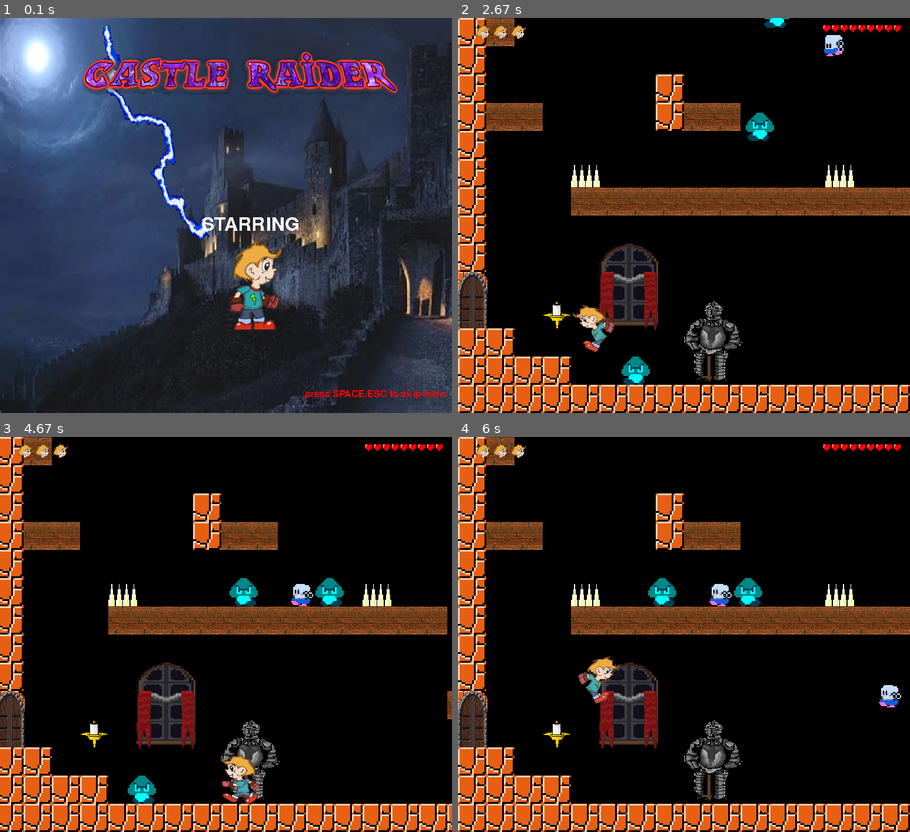
Above: before the commit, frames 1-4 (two rows, left to right).
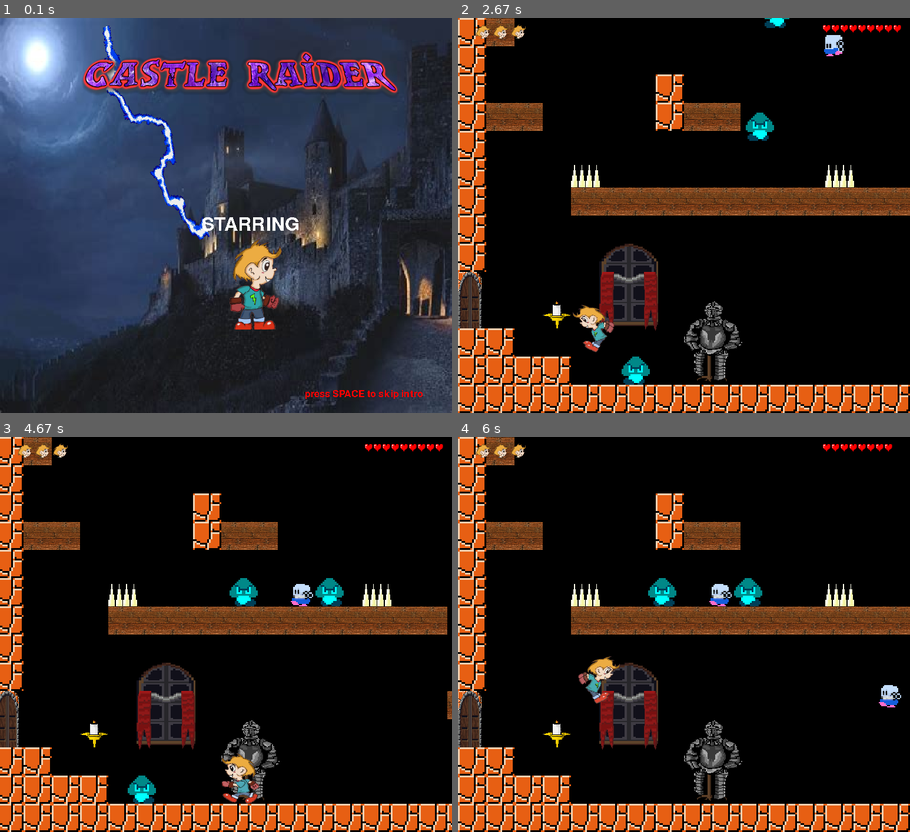
Above: after the commit, the same moments.

Repository: tbhaskar78/games
Game: pygame game, started from castleRaider/castleRaider.py
Same seed, same stepped clock (60 frames per second), same inputs: the game is played once before the commit and once after it.
Inputs:
- Up to frame 1 (0.1 s): no input
- Up to frame 2 (2.67 s): tap Space at 0.33, 0.67 s; hold Left 2.07-2.53 s; hold Up from 2.57 s (still down)
- Up to frame 3 (4.67 s): release Up at 2.93 s; hold Right 2.97-3.6 s; hold Space 3.63-4 s; hold Down 3.63-4 s; hold Left from 4.43 s (still down)
- Up to frame 4 (6 s): release Left at 4.9 s; hold Right 4.93-5.4 s; hold Up 5.43-5.73 s; hold Right from 5.77 s (still down)

The runs differ from the first frame. In frame 1, 0.1% of the frame differs, in the area x 80-99%, y 94-97%; in frame 2, 0.5%; in frame 3, 0.5%; in frame 4, 0.5%, in the area x 0-99%, y 1-79%.

Commit message:
fixed a few bugs with fallingcount which was causing incorrect health reduction

Diff:
--- a/castleRaider/assets/gamelib/common.py
+++ b/castleRaider/assets/gamelib/common.py
@@ -15,6 +15,7 @@
 NEXT_LEVEL = pygame.USEREVENT + 2
 HURT = pygame.USEREVENT + 3
 REDRAW_DOOR = pygame.USEREVENT + 4
+ONE_UP = pygame.USEREVENT + 5
 MULTIPLIER = (16*3)
 WHITE_COLOR = (255, 255, 204)
 
@@ -94,8 +95,8 @@
 character = Surface((20,20),pygame.SRCALPHA)
 character.blit(spritesheet,(-46,-253))
 character = pygame.transform.scale(character, (MULTIPLIER,MULTIPLIER))
-#character = pygame.transform.flip(character, True, False)
 bubbleblast = character
+character = pygame.transform.scale(character, (MULTIPLIER*2,MULTIPLIER*2))
 adventBoy_dead1 = character
 adventBoy_dead2 = character
 
--- a/castleRaider/assets/gamelib/cut_scenes.py
+++ b/castleRaider/assets/gamelib/cut_scenes.py
@@ -118,7 +118,7 @@
                     raise SystemExit("ESCAPE")
 
                 if event.type == pg.KEYDOWN:
-                    if event.key == pg.K_SPACE or event.key == pg.K_ESCAPE:
+                    if event.key == pg.K_SPACE:
                         print ("Cutscene cut short")
                         return
             self.start_cut_scene(CutSceneOne(self.player, self.screen))
@@ -177,7 +177,7 @@
         self.screen.blit(guard, (win_width/2+50, 330))
         self.screen.blit(pp_sad[self.indexCount%3], (win_width/2+200, 275))
         game_font = pg.font.Font("freesansbold.ttf", 16)
-        player_text = game_font.render("press SPACE/ESC to skip intro ", False, (255, 0, 0))
+        player_text = game_font.render("press SPACE to skip intro ", False, (255, 0, 0))
         self.screen.blit(player_text, (self.screen.get_width()-250,
                                        int(self.screen.get_height()-40)))
         if self.cut_scene_running:
--- a/castleRaider/assets/gamelib/gamelib.py
+++ b/castleRaider/assets/gamelib/gamelib.py
@@ -31,7 +31,7 @@
         pygame.sprite.Sprite.__init__(self)
 
 class Player(Entity):
-    def __init__(self, x, y, livesLeft):
+    def __init__(self, x, y, livesLeft, screen):
         Entity.__init__(self)
         self.xvel = 0
         self.yvel = 0
@@ -42,12 +42,13 @@
         self.counter = 0
         self.fallingcount = 0
         self.image = adventBoy_stand1
-        self.rect = Rect(x, y, MULTIPLIER+30, 32*3) #16*3, 32*4-35)
+        self.rect = Rect(x, y, MULTIPLIER+10, 32*3) #16*3, 32*4-35)
         self.lifetotal = ["", "l", "ll", "lll", "llll", "lllll", "llllll", "lllllll", "llllllll", "lllllllll"]
         self.currentlifetotal = 9
         self.maxLives = livesLeft
         self.key = False
         self.gotKey = False
+        self.screen = screen
 
     def update(self, up, down, left, right, running, platforms, enemygroup):
         if up:
@@ -82,6 +83,9 @@
         self.rect.left += self.xvel
         # do x-axis collisions
         if self.collide(self.xvel, 0, platforms, enemygroup) == False:
+            left = False
+            right = False
+            up  = False
             # increment in y direction
             self.rect.top += self.yvel
             # assuming we're in the air
@@ -90,6 +94,9 @@
             # do y-axis collisions
             if self.collide(0, self.yvel, platforms, enemygroup) == False:
                 self.animate()
+                left = False
+                right = False
+                up  = False
 
     def collide(self, xvel, yvel, platforms, enemygroup):
         global DEBUG
@@ -111,6 +118,11 @@
                     self.updatecharacter(adventBoy_dead2)
                     pygame.event.post(pygame.event.Event(DEAD))
                     break
+                if isinstance(p, Food):
+                    if self.currentlifetotal < 9:
+                        self.currentlifetotal += 1
+                    print("1 UP")
+                    p.animate()
                 if isinstance(p, KeyBlock):
                     p.animate()
                     self.gotKey = p.getKeyStatus()
@@ -126,21 +138,21 @@
                     self.rect.bottom = p.rect.top
                     self.onGround = True
                     if self.fallingcount >= 115:
-                        self.currentlifetotal -= 1
-                        if self.currentlifetotal <= 0:
-                            self.currentlifetotal = 0
-                            self.updatecharacter(adventBoy_dead2)
-                            pygame.event.post(pygame.event.Event(DEAD))
-                        else:
-                            self.updatecharacter(adventBoy_dead1)
-                            pygame.event.post(pygame.event.Event(HURT))
+                            self.currentlifetotal -= 1
+                            if self.currentlifetotal <= 0:
+                                self.currentlifetotal = 0
+                                self.updatecharacter(adventBoy_dead2)
+                                pygame.event.post(pygame.event.Event(DEAD))
+                            else:
+                                self.updatecharacter(adventBoy_dead1)
+                                pygame.event.post(pygame.event.Event(HURT))
                     self.fallingcount = 0
                     self.airborne = False
                     self.yvel = 0
                 if yvel < 0:
                     self.rect.top = p.rect.bottom
 
-        if self.takingdamage:
+        if self.takingdamage == True:
             if self.faceright == False:
                 self.faceright = True
             else:
@@ -157,22 +169,26 @@
 
         for e in enemygroup:
             if pygame.sprite.collide_rect(self, e):
+                self.fallingcount = 0
                 dif = self.rect.bottom - e.rect.top
                 if dif <= 8:
                     self.yvel = -8
                 elif self.takingdamage == False:
                     self.takingdamage = True
-                    e.destroy_now()  # destroy the enemy because of the hit
-                    self.currentlifetotal = self.currentlifetotal - 0
+                    # destroy the enemy because of the hit
+                    e.destroy_now()
+
+                    self.currentlifetotal = self.currentlifetotal - 1
                     pygame.event.clear()
-                    pygame.mixer.Sound('assets/ogg/fail.ogg').play()
+                    pygame.mixer.Sound('assets/ogg/ouch.ogg').play()
                     if self.currentlifetotal <= 0:
                         self.currentlifetotal = 0
                         self.updatecharacter(adventBoy_dead2)
                         pygame.event.post(pygame.event.Event(DEAD))
                     else:
-                        #self.updatecharacter(adventBoy_dead1)
-                        self.updatecharacter(bubbleblast)
+                        self.updatecharacter(adventBoy_dead1)
+                        self.screen.blit(adventBoy_dead1, self.rect)
+                        pygame.display.update(self.rect)
                         continue
         return False
 
@@ -483,6 +499,22 @@
         else:
             return False
 
+class Food(Platform):
+    def __init__(self, x, y, screen):
+        self.screen = screen
+        self.x = x
+        self.y = y
+        self.dimx = 16*3
+        self.dimy = 16*3
+        self.image = Platform.__init__(self, x, y, "assets/img/doughnut.png", self.dimx,
+                          self.dimy, True)
+        #self.image.fill(Color("#0033FF"))
+
+    def animate(self):
+        pygame.mixer.Sound('assets/ogg/success.ogg').play()
+        pygame.event.post(pygame.event.Event(ONE_UP))
+
+
 class SpearBlock(Platform):
     def __init__(self, x, y, screen, filename):
         self.screen = screen
--- a/castleRaider/castleRaider.py
+++ b/castleRaider/castleRaider.py
@@ -9,7 +9,7 @@
 level = [
        # LEVEL 1
        ["GGGGGGGGGGGGGGGGGGGGGGGGGGGGGGGGGGGGGGGGGGGG",
-        "G                     L        E           G",
+        "G      H              L        E           G",
         "G    W                                W    G",
         "G                                     F    G",
         "G  C   PPP             PPPPPPPPPP          G",
@@ -36,7 +36,7 @@
 
        # LEVEL 2
        ["GGGGGGGGGGGGGGGGGGGGGGGGGGGGGGGGGGGGGGGGGGGG",
-        "G          u         L                     G",
+        "G          u  H      L                     G",
         "GE                                         G",
         "G    W       PP                       W    G",
         "G         PPP                  GG     F  PPG",
@@ -47,9 +47,9 @@
         "G     GGd           PGG        GG       C  G",
         "G     PPPPPP         GG        GG          G",
         "G          PPPP      GG        GG          G",
-        "G                  PPGG    PPPPPP  PPPPPPPPG",
-        "GPPP     W          F                      G",
-        "G    C   F   C          d                  G",
+        "G        F         PPGG    PPPPPP  PPPPPPPPG",
+        "GPPP     W                                 G",
+        "G    C       C          d                  G",
         "G               PPPPPPPPP                  G",
         "G                 GG                       G",
         "G      P          GG                     K G",
@@ -75,7 +75,7 @@
         "G  PPPPPPPP         PGG     P  GG          G",
         "G       D            GG        GG       PPPG",
         "GP                   GG                    G",
-        "G     C  W    P   PGPGGPGP                 G",
+        "G  H  C  W    P   PGPGGPGP                 G",
         "G            P       GG PPP                G",
         "G  PP                GG D                  G",
         "G                    GG        PPPP         G",
@@ -93,7 +93,7 @@
         "G   D      u         L                D    G",
         "G                                          G",
         "G  CWC                              C W C  G",
-        "G   K   G    P                PGGP    F    G",
+        "GH  K   G    P                PGGP    F    G",
         "G       G                      GG          G",
         "G       GP              PPP    GG          G",
         "GGGGGGGGG                      GGPP      PPG",
@@ -117,7 +117,7 @@
 
        # LEVEL 5
        ["GGGGGGGGGGGGGGGGGGGGGGGGGGGGGGGGGGGGGGGGGGGG",
-        "G       u            L        uu        K  G",
+        "G       u  H         L        uu        K  G",
         "G                                          G",
         "G C  W  C      PP           C  W  C   d   dG",
         "GPP       PPP       PP                PPPPPG",
@@ -161,7 +161,7 @@
                 platforms.append(sp)
                 entities.add(sp)
             if col == "e":
-                p = Platform(x, y, "assets/img/entryDoor.png", 50, 100)
+                p = Platform(x, y, "assets/img/entryDoor.png", 40, 100)
                 platforms.append(p)
                 entities.add(p)
             if col == "f":
@@ -198,10 +198,14 @@
                 keyObject = KeyBlock(x, y, screen)
                 platforms.append(keyObject)
                 entities.add(keyObject)
+            if col == "H": # food/Health
+                foodObject = Food(x, y, screen)
+                platforms.append(foodObject)
+                entities.add(foodObject)
             x += MULTIPLIER
         y += MULTIPLIER
         x = 0
-    return entities, platforms, keyObject, exitObject
+    return entities, platforms, keyObject, exitObject, foodObject
 
 def buildEntities(screen, platforms, entities, enemygroup, levelIndex,
                   maxLivesLeft):
@@ -221,15 +225,15 @@
         enemygroup.add(Bubble(MULTIPLIER*32, MULTIPLIER*9, screen))
 
     # build the level with player
-    player = Player(MULTIPLIER*2, MULTIPLIER*22, maxLivesLeft)
-    entities, platforms, keyObject, exitObject = gameRoomBuild(screen, entities, platforms, levelIndex)
+    player = Player(MULTIPLIER*2, MULTIPLIER*22, maxLivesLeft, screen)
+    entities, platforms, keyObject, exitObject, foodObject = gameRoomBuild(screen, entities, platforms, levelIndex)
 
     total_level_width  = len(level[levelIndex][0])*MULTIPLIER
     total_level_height = len(level[levelIndex])*MULTIPLIER
     camera = Camera(complex_camera, total_level_width, total_level_height)
     entities.add(player)
 
-    return platforms, entities, enemygroup, camera, player, keyObject, exitObject
+    return platforms, entities, enemygroup, camera, player, keyObject, exitObject, foodObject
 
 def main():
     global MULTIPLIER
@@ -288,7 +292,7 @@
                 entities.empty()
                 enemygroup.empty()
 
-                platforms, entities, enemygroup, camera, player, keyObject, exitObject  = buildEntities(screen,
+                platforms, entities, enemygroup, camera, player, keyObject, exitObject, foodObject  = buildEntities(screen,
                                                                                                         platforms,
                                                                                                         entities,
                                                                                                         enemygroup,
@@ -328,7 +332,15 @@
         elif nextLevel == False: # do not update anything if nextLevel is set to True
             # Process events
             for e in pygame.event.get():
-                if e.type == REDRAW_DOOR:
+                if e.type == ONE_UP:
+                    try:
+                        entities.remove(foodObject)
+                        platforms.remove(foodObject)
+                        del foodObject
+                    except:
+                        print("foodObject could not be removed")
+
+                elif e.type == REDRAW_DOOR:
                     try:
                         entities.remove(keyObject)
                         platforms.remove(keyObject)
@@ -590,7 +602,7 @@
                 raise SystemExit("ESCAPE")
 
             if event.type == pg.KEYDOWN:
-                if event.key == pg.K_SPACE or event.key == pg.K_ESCAPE:
+                if event.key == pg.K_SPACE:
                     print ("Cutscene cut short")
                     return
         screen.blit(bg,(0,0))
@@ -609,7 +621,7 @@
         screen.blit(player_text, (screen.get_width()/2-50, int(screen.get_height()/2)))
 
         game_font = pg.font.Font("freesansbold.ttf", 16)
-        player_text = game_font.render("press SPACE/ESC to skip intro ", False, (255, 0, 0))
+        player_text = game_font.render("press SPACE to skip intro ", False, (255, 0, 0))
         screen.blit(player_text, (screen.get_width()-250,
                                        int(screen.get_height()-40)))
 
Binary file added: castleRaider/assets/img/doughnut.png
Not shown, changed: castleRaider/COPYRIGHT.md
